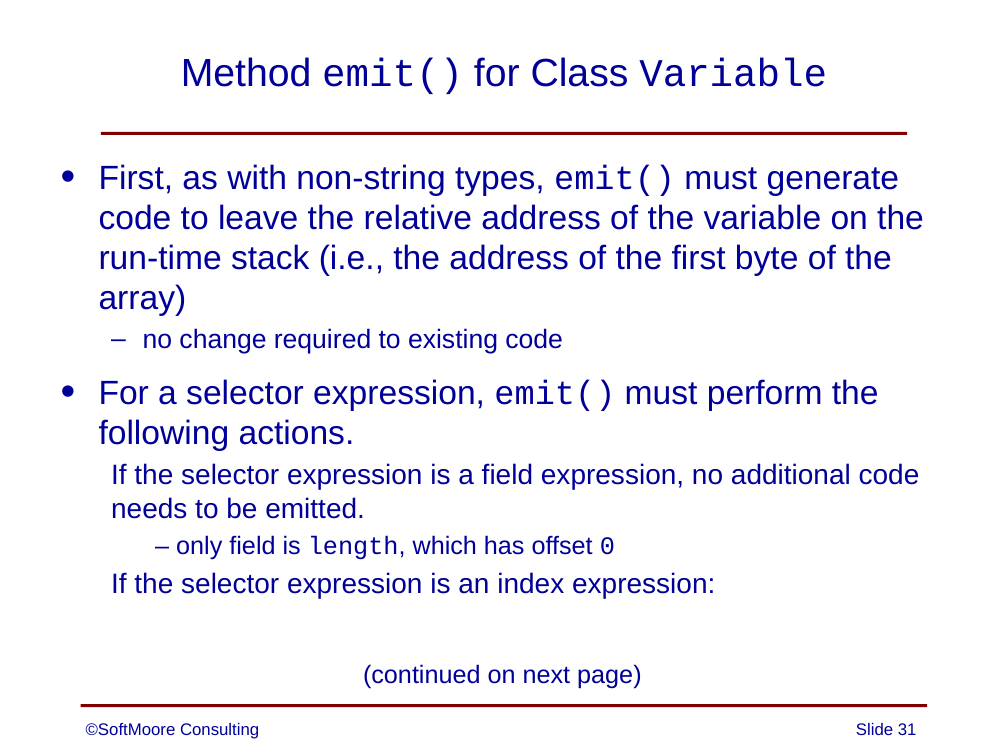
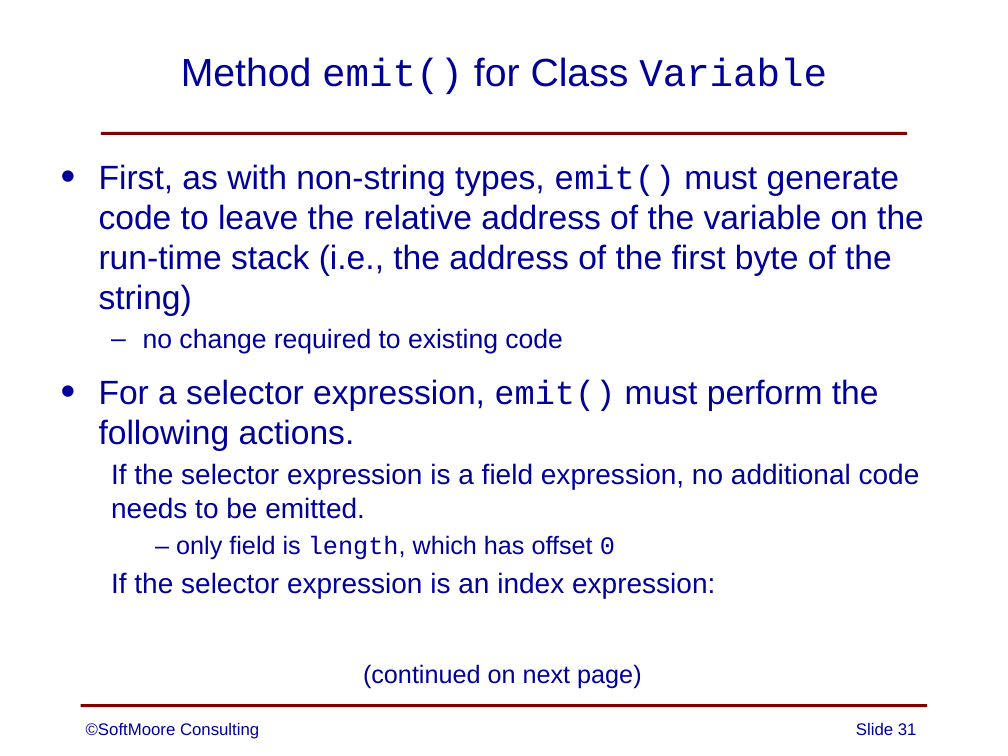
Before and after one commit to SoftMoore/CPRL-Java-4th, a slide deck: slide 31 of PowerPoints/15 - Strings.pptx. Drawn at 1008x756 pixels with LibreOffice and Linux fonts; fonts in the diff are those of the drawing. Boxes give left, top, right and bottom in pixels: in the first picture for what was removed or moved away, otherwise in the second. Text is boxed around its words. In the diff, an @@ line names an element or a change of style, - is before the commit and + after.

Commit message:
minor updates to slides on Strings

```diff
--- a/PowerPoints/15 - Strings.pptx
+++ b/PowerPoints/15 - Strings.pptx
@@ text at (x1=99, y1=164, x2=924, y2=316): text changed @@
-• First, as with non-string types, emit() must generate code to leave the relative address of the variable on the run-time stack (i.e., the address of the first byte of the array)
+• First, as with non-string types, emit() must generate code to leave the relative address of the variable on the run-time stack (i.e., the address of the first byte of the string)
```
